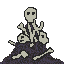
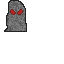
Comparing the layer stacks of the two 64px x 64px images. Changes:
added layer "Sign" in group "Objects" over [4,0,27,32]
hid "Bones" over [0,7,64,64]
